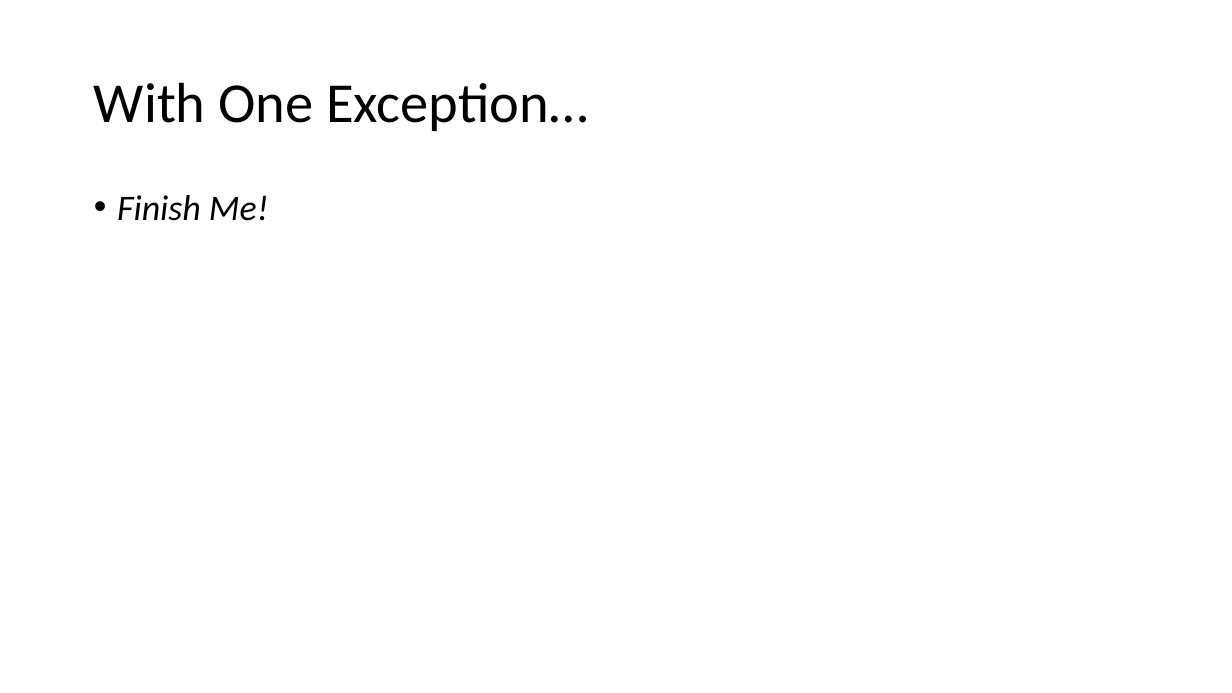
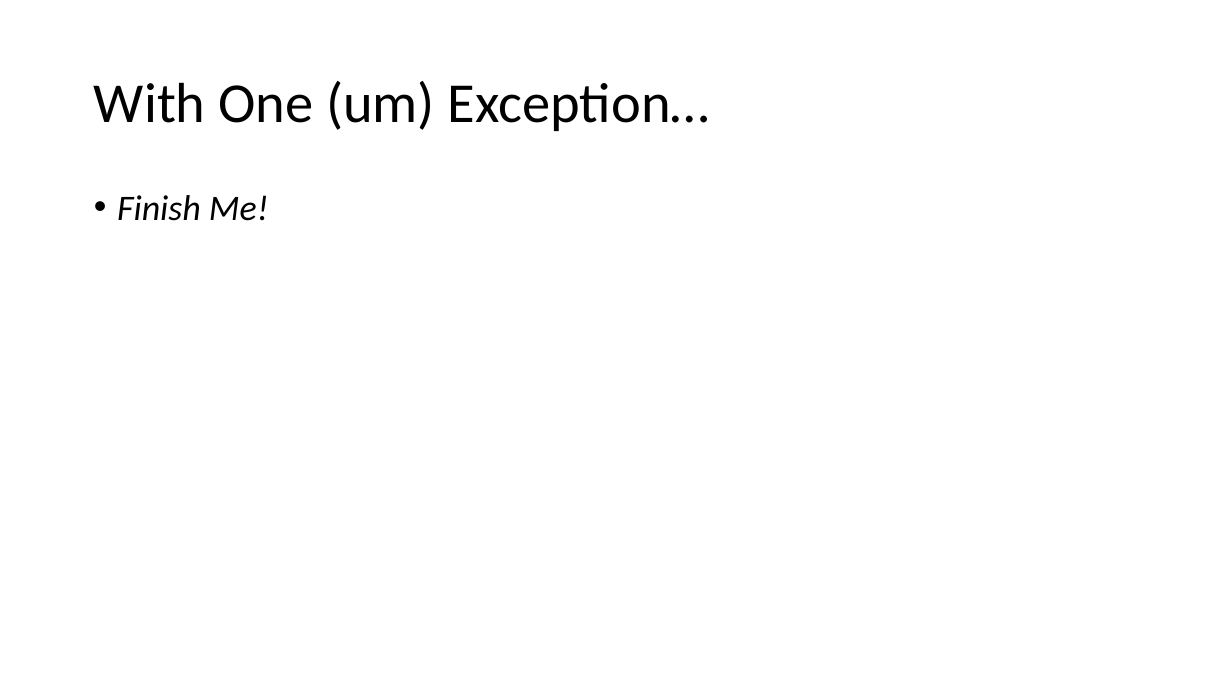
Before and after one commit to pchapin/cpp, a slide deck: slide 33 of Presentations/Exceptions.pptx (slide 27 before the commit). Drawn at 1232x693 pixels with LibreOffice and Linux fonts; fonts in the diff are those of the drawing. Boxes give left, top, right and bottom in pixels: in the first picture for what was removed or moved away, otherwise in the second. Text is boxed around its words. In the diff, an @@ line names an element or a change of style, - is before the commit and + after.

Commit message:
More work on the Exceptions presentation.

```diff
--- a/Presentations/Exceptions.pptx
+++ b/Presentations/Exceptions.pptx
@@ title at [94,81,710,131]: text changed @@
-With One Exception…
+With One (um) Exception…
```
Also in this commit, not shown: 5 other slides changed, 6 slides added.
